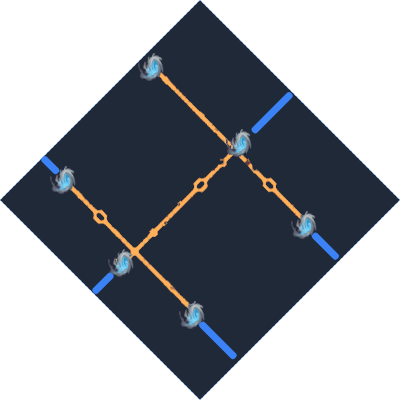
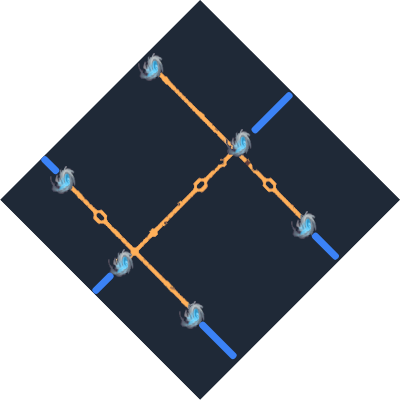
Layers edited between the first and the second 400 × 400 image:
added layer "diamond" over box(0, 0, 400, 400)